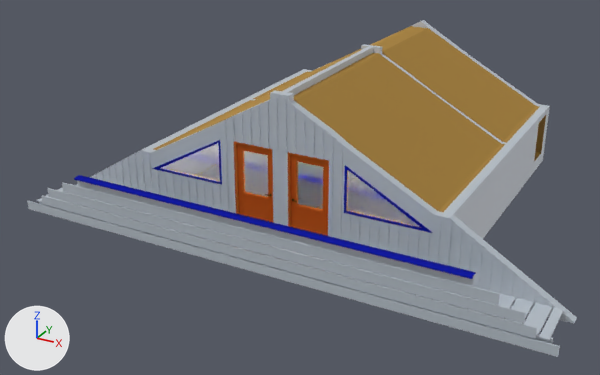
A saved change to the Blender file Assets/Models/blendfiles/3-floor.blend.
The view is the same before and after, from a 50 mm camera at (21.0, -24.5, 15.9) aimed at (8.6, -2.0, 4.6). Arrows for +X, +Y and +Z are at lower left; the lights stay in place.

The first picture shows '3. etasje', '3. etasje tak', '3rdfloor_veranda_door2', '3rdfloor_veranda_door2.001', 'trekant vinduer', 'verande'.
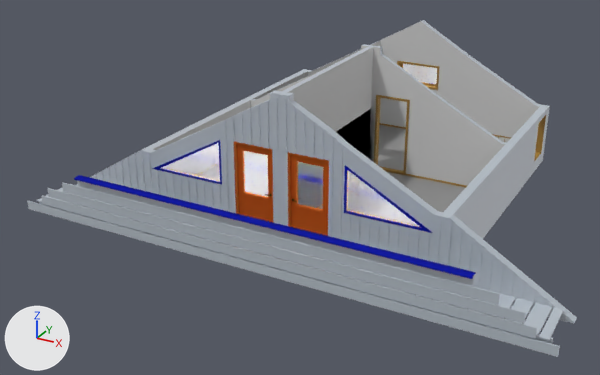
Pixel boxes (x1, y1, x2, y2) of what changed, in the pictures (600 x 375 px):
'3. etasje tak', hidden (brown)
    before: (153, 26, 540, 212)

The change, as a list of edits to the scene's bpy script:
```text
Change ob_3__etasje_tak:
    add ob_3__etasje_tak.hide_set(True)
```
